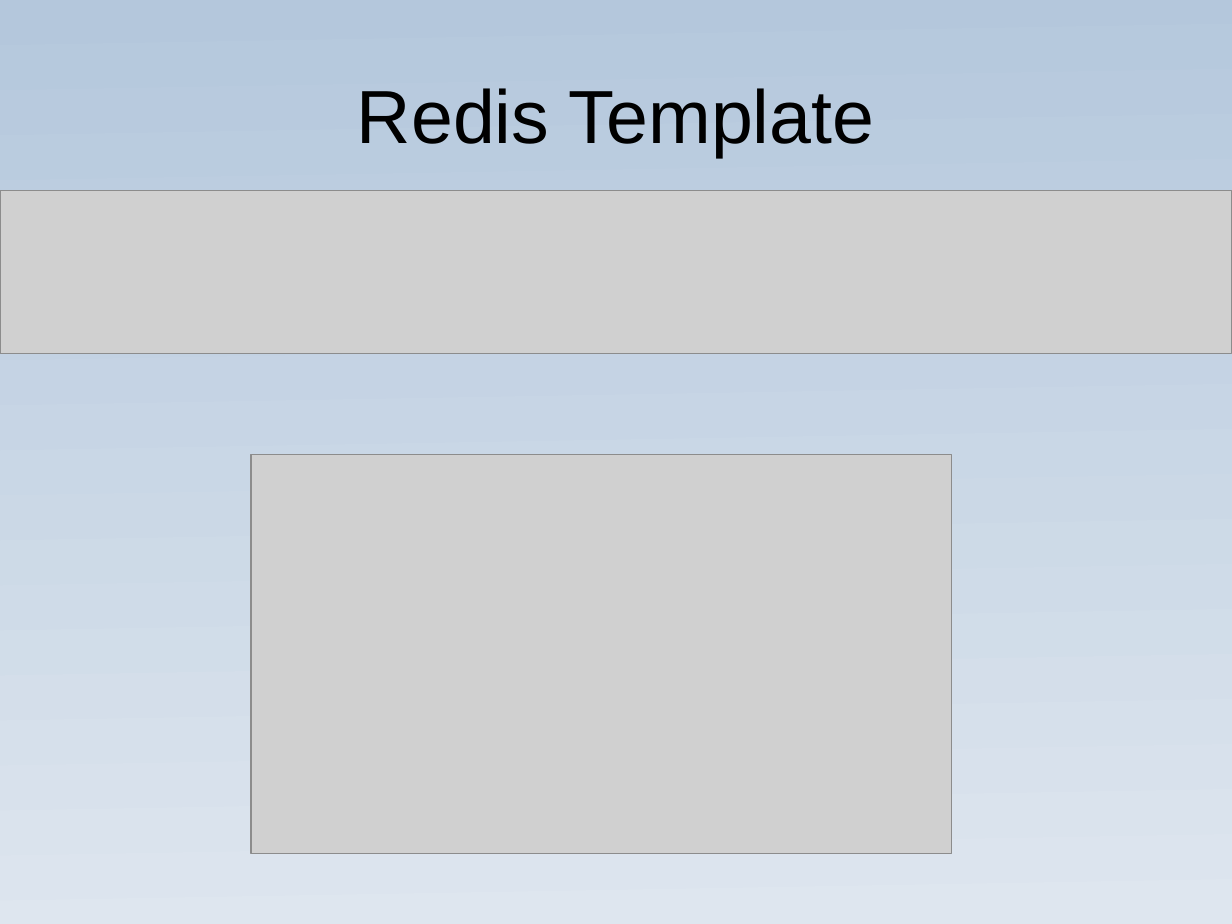
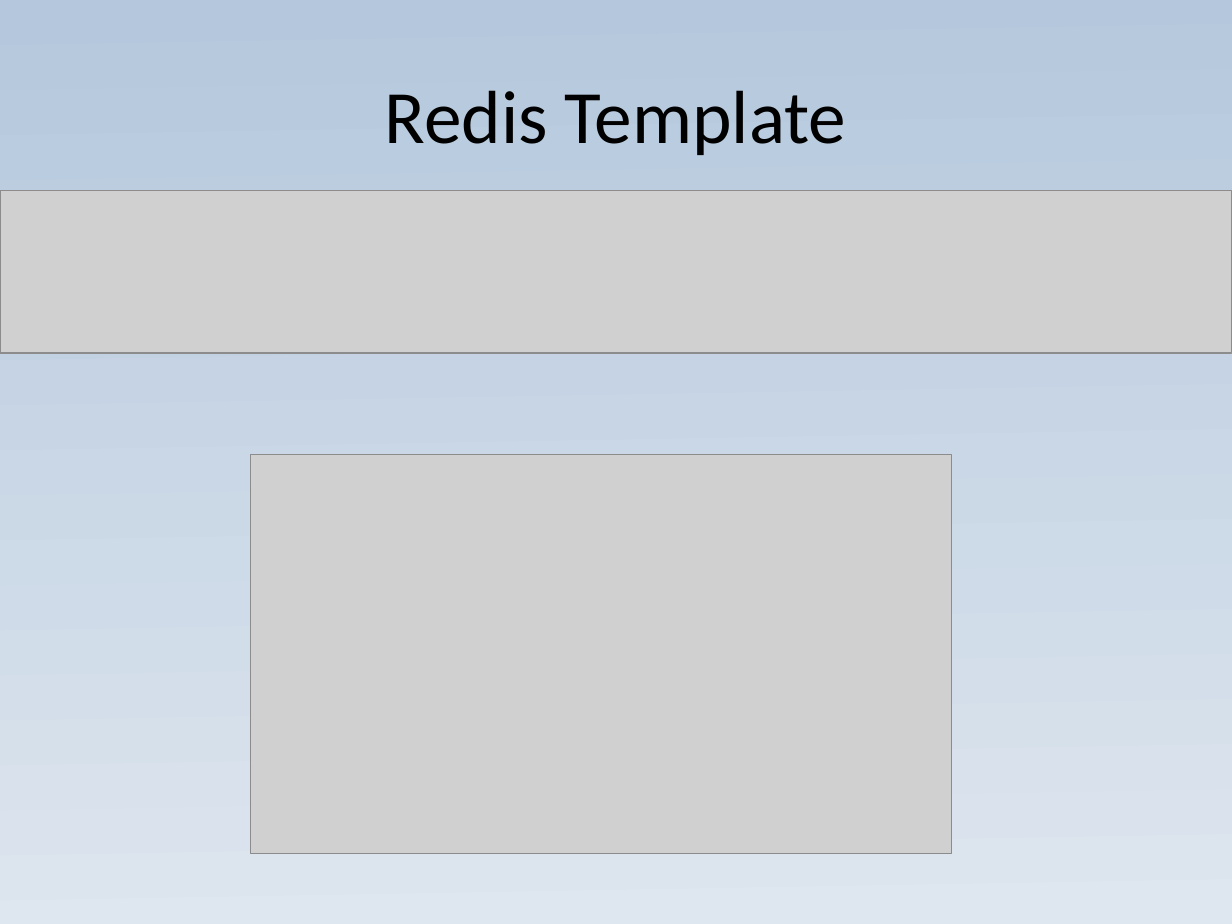
Before and after one commit to JoaoGuilhermedeSa/spring-data-redis, a slide deck: slide 6 of spring_data_redis_presentation_with_code.pptx (slide 5 before the commit). Drawn at 1232x924 pixels with LibreOffice and Linux fonts; fonts in the diff are those of the drawing; grey boxes stand for pictures. Boxes give left, top, right and bottom in pixels: in the first picture for what was removed or moved away, otherwise in the second. Text is boxed around its words. In the diff, an @@ line names an element or a change of style, - is before the commit and + after.

```diff
--- a/spring_data_redis_presentation_with_code.pptx
+++ b/spring_data_redis_presentation_with_code.pptx
@@ title "Redis Template" at [385,90,847,155]: font Arial to Calibri @@
```
Also in this commit, not shown: 4 other slides changed, 3 slides added, 2 slides removed, 1 other file.
